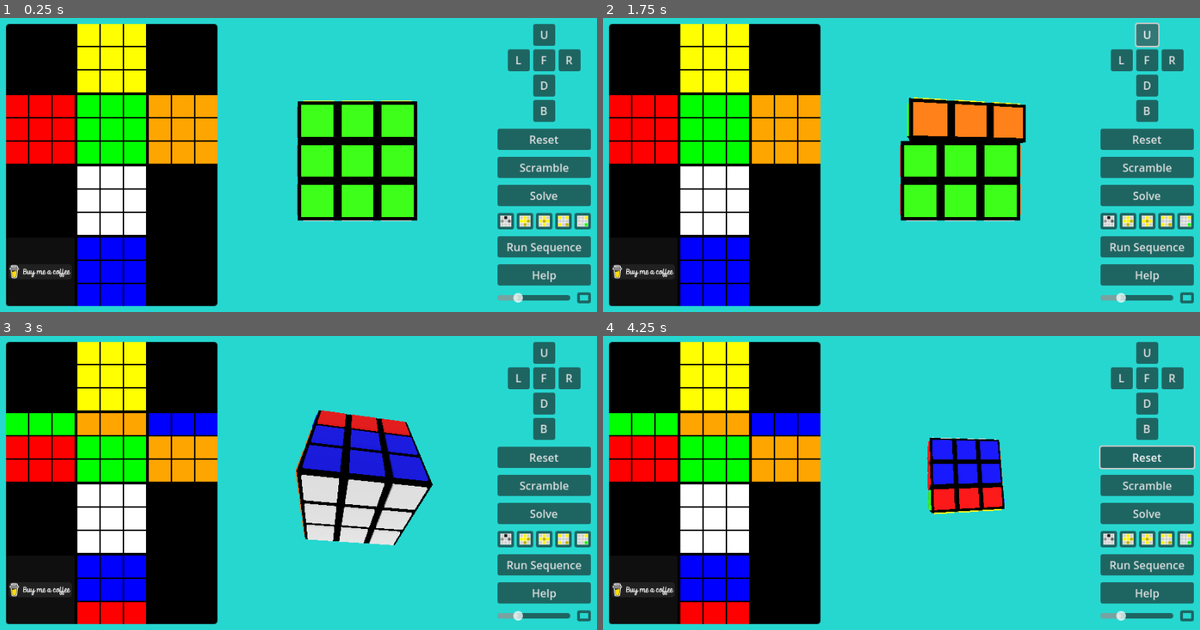
Above: before the commit, frames 1-4 (two rows, left to right).
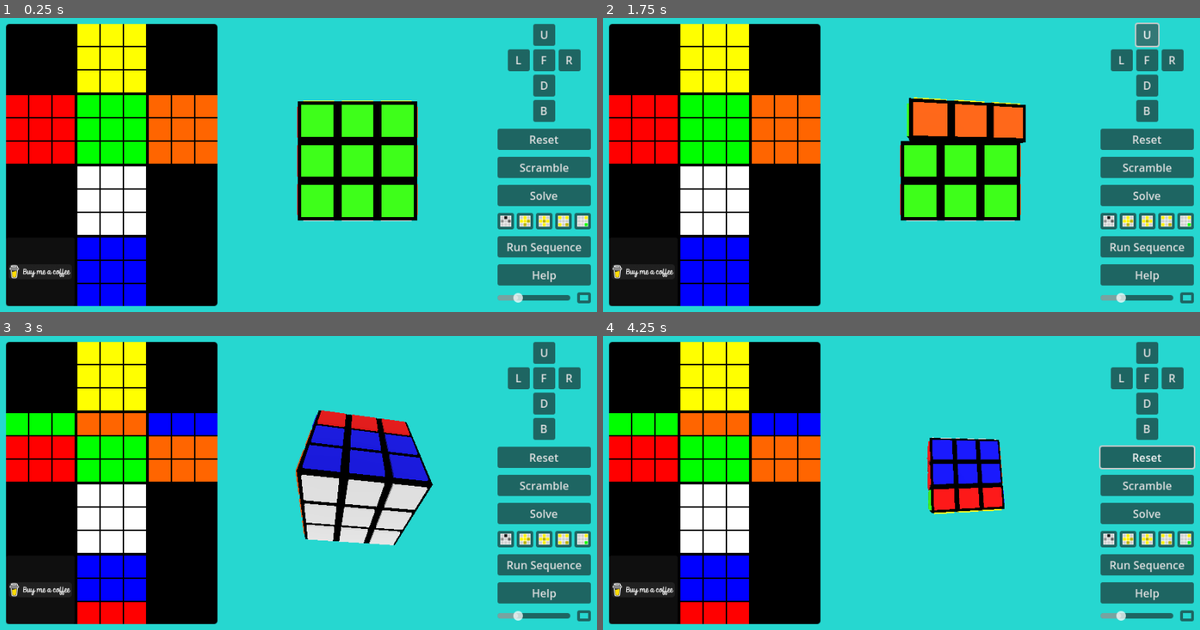
Above: after the commit, the same moments.

Repository: andrew-wilkes/cubic
Game: Godot game, scene res://scenes/main.tscn
Same seed, same stepped clock (60 frames per second), same inputs: the game is played once before the commit and once after it.
Inputs (mouse positions are in pixels of both pictures, inside the frame that each line leads up to):
- Up to frame 1 (0.25 s): no input
- Up to frame 2 (1.75 s): click (644, 270) at 0.5 s; click "U" at 1.25 s
- Up to frame 3 (3 s): move the mouse to (435, 474) at 2.02 s; hold Right 2.03-2.78 s; hold Shift 2.03-2.78 s; click (435, 474) at 2.17 s; move the mouse to (179, 506) at 2.77 s; hold Down from 2.78 s (still down); tap Ctrl at 2.85 s
- Up to frame 4 (4.25 s): move the mouse to (967, 418) at 3.52 s; release Down at 3.53 s; hold Right from 3.53 s (still down); hold Z from 3.53 s (still down)

The runs differ from the first frame. In frame 1, 2.5% of the frame differs, in the area x 24-37%, y 26-50%; in frame 2, 4.2%, in the area x 24-71%, y 26-50%; in frame 3, 2.5%; in frame 4, 2.5%.

Commit message:
Make orange more vivid colour

Diff:
--- a/scenes/color_map.gd
+++ b/scenes/color_map.gd
@@ -2,7 +2,7 @@
 
 signal map_changed
 
-const COLORS = [Color.YELLOW, Color.RED, Color.GREEN, Color.ORANGE, Color.WHITE, Color.BLUE]
+var COLORS = [Color.YELLOW, Color.RED, Color.GREEN, 0, Color.WHITE, Color.BLUE]
 
 # See coordinates diagram for index relationships in media folder
 # The _FACE_MAP constants are indexing the faces
@@ -27,6 +27,7 @@
 	# Set up the tiles
 	var tile = ColorRect.new()
 	tile.custom_minimum_size = Vector2(32, 32)
+	COLORS[3] = Color.hex(0xff6500ff)
 	var idx = 0
 	for node in $Grid.get_children():
 		if node is GridContainer:
--- a/scenes/cube.tscn
+++ b/scenes/cube.tscn
@@ -15,7 +15,7 @@
 albedo_color = Color(0.215686, 1, 0, 1)
 
 [sub_resource type="StandardMaterial3D" id="StandardMaterial3D_ryo3x"]
-albedo_color = Color(1, 0.498039, 0, 1)
+albedo_color = Color(1, 0.396078, 0, 1)
 
 [sub_resource type="StandardMaterial3D" id="StandardMaterial3D_xb2pd"]
 
--- a/scenes/main.tscn
+++ b/scenes/main.tscn
@@ -198,6 +198,7 @@
 custom_minimum_size = Vector2(20, 0)
 layout_mode = 2
 color = Color(0, 0, 0, 0)
+edit_alpha = false
 
 [node name="Info" type="AcceptDialog" parent="."]
 title = "Instructions"
